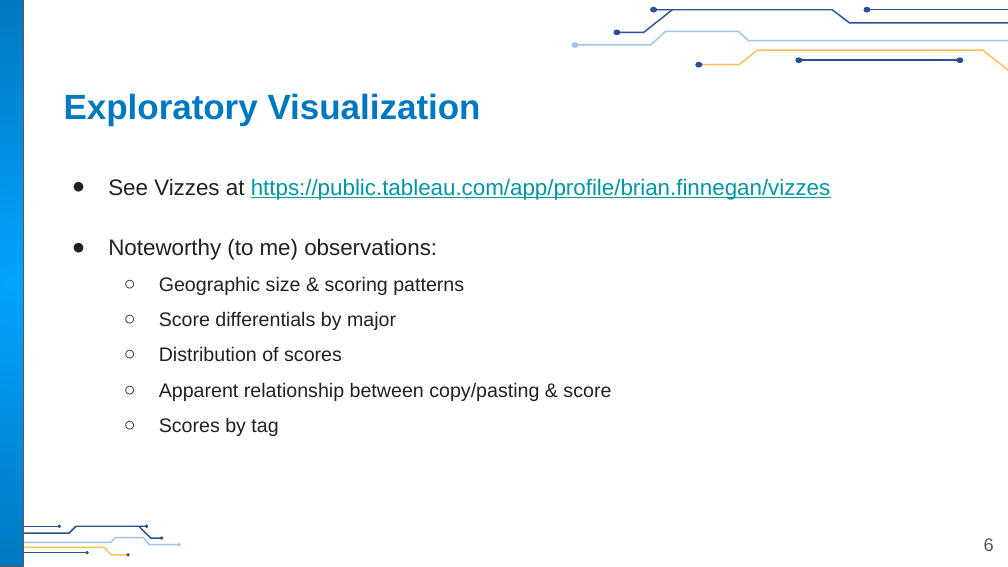
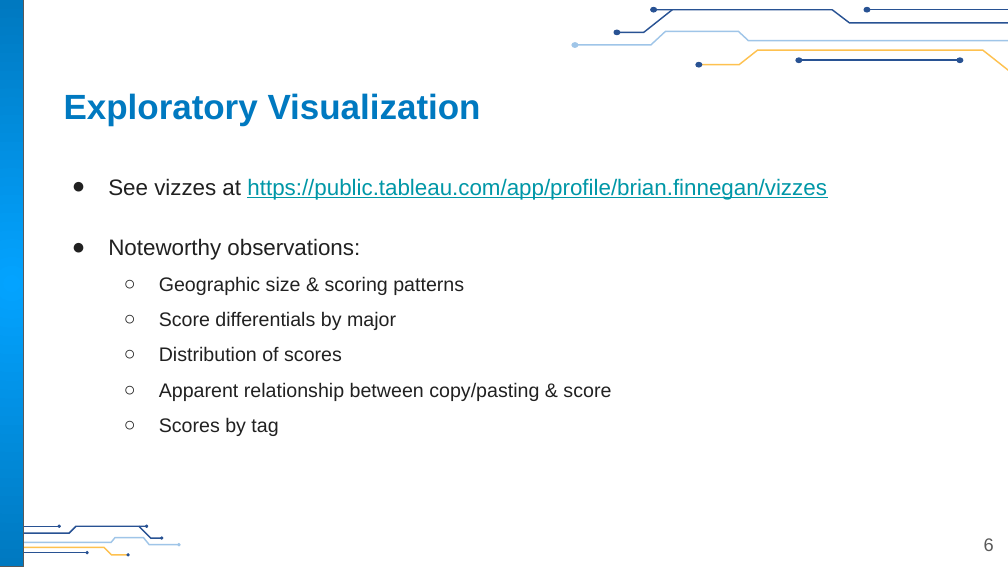
Before and after one commit to flipsmash/PS_demo, a slide deck: slide 6 of Presentation/Finnegan_Sr_Mgr_Learner_Eval&Analytics_Thought_Exercise.pptx. Drawn at 1008x567 pixels with LibreOffice and Linux fonts; fonts in the diff are those of the drawing; background and template pictures are left out. Boxes give left, top, right and bottom in pixels: in the first picture for what was removed or moved away, otherwise in the second. Text is boxed around its words. In the diff, an @@ line names an element or a change of style, - is before the commit and + after.

```diff
--- a/Presentation/Finnegan_Sr_Mgr_Learner_Eval&Analytics_Thought_Exercise.pptx
+++ b/Presentation/Finnegan_Sr_Mgr_Learner_Eval&Analytics_Thought_Exercise.pptx
@@ text at (108,178,826,260): text changed @@
-● See Vizzes at https://public.tableau.com/app/profile/brian.finnegan/vizzes
-● Noteworthy (to me) observations:
+● See vizzes at https://public.tableau.com/app/profile/brian.finnegan/vizzes
+● Noteworthy observations:
```
Also in this commit, not shown: 2 other slides changed.
